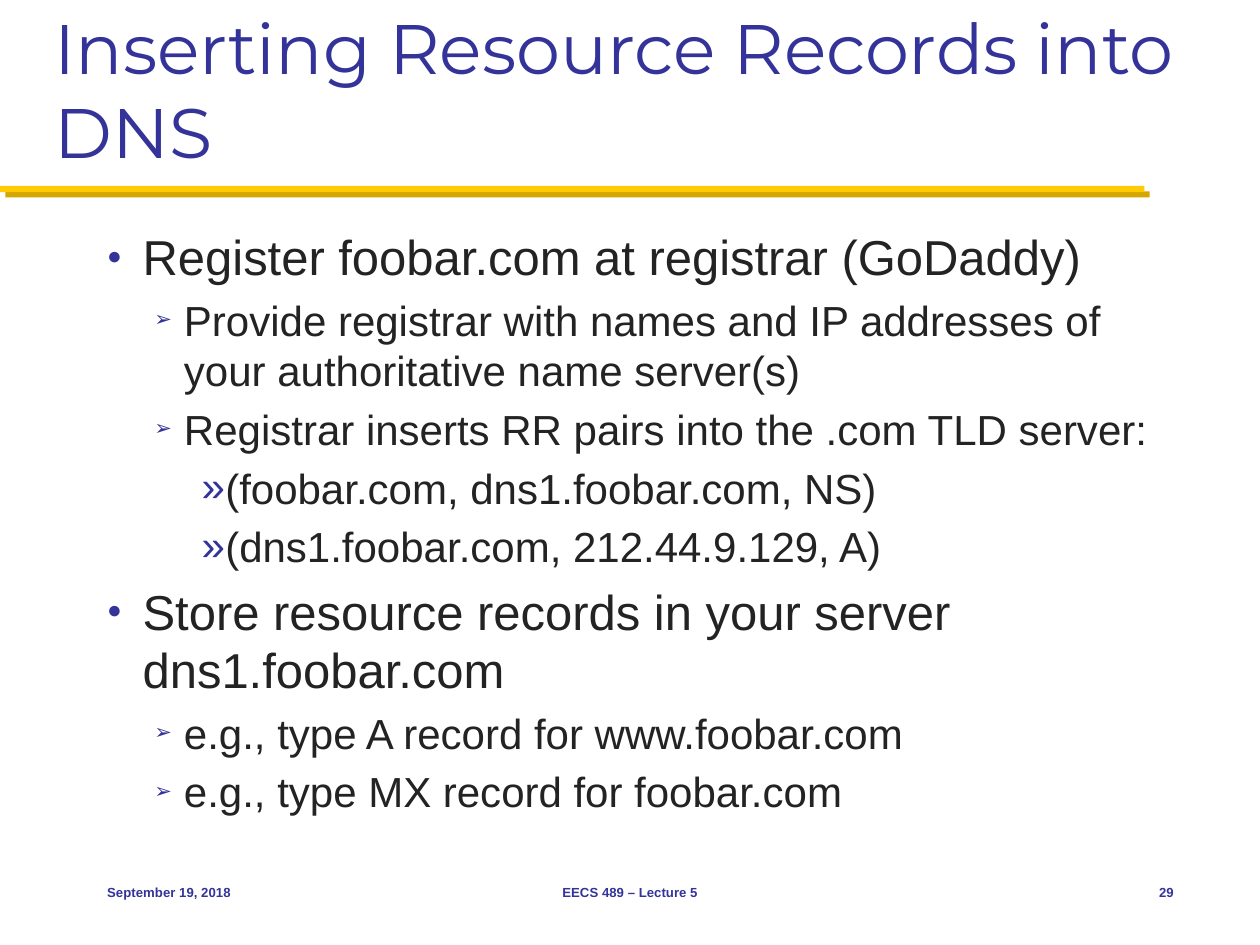
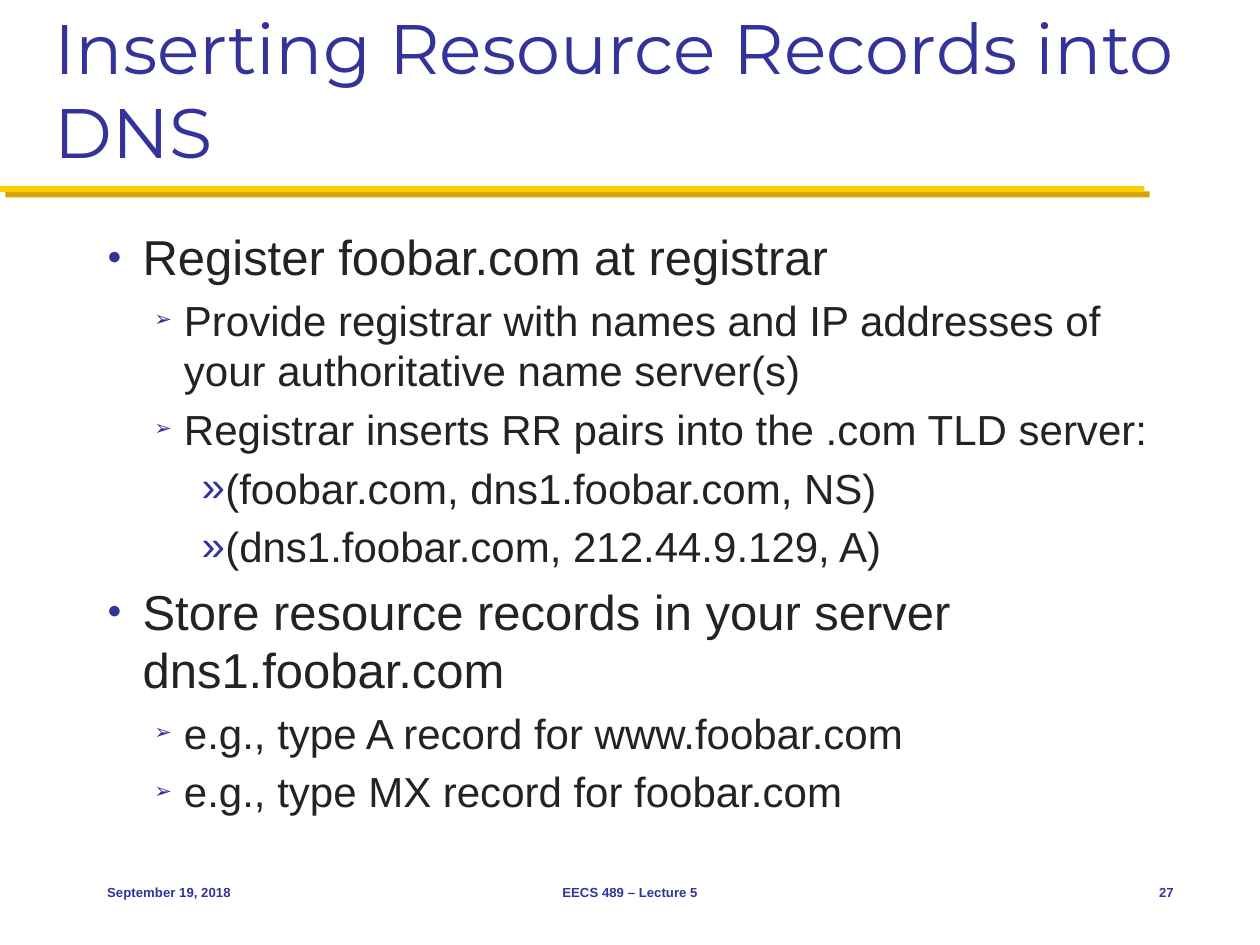
Before and after one commit to mosharaf/eecs489, a slide deck: slide 27 of Slides/091918.pptx (slide 29 before the commit). Drawn at 1260x945 pixels with LibreOffice and Linux fonts; fonts in the diff are those of the drawing. Boxes give left, top, right and bottom in pixels: in the first picture for what was removed or moved away, otherwise in the second. Text is boxed around its words. In the diff, an @@ line names an element or a change of style, - is before the commit and + after.

```diff
--- a/Slides/091918.pptx
+++ b/Slides/091918.pptx
@@ text at [143, 239, 829, 285]: text changed @@
-● Register foobar.com at registrar (GoDaddy)
+● Register foobar.com at registrar
@@ page number at [1159, 888, 1174, 897]: text changed @@
-29
+27
```
Also in this commit, not shown: 4 other slides changed, 1 slide added, 3 slides removed.
